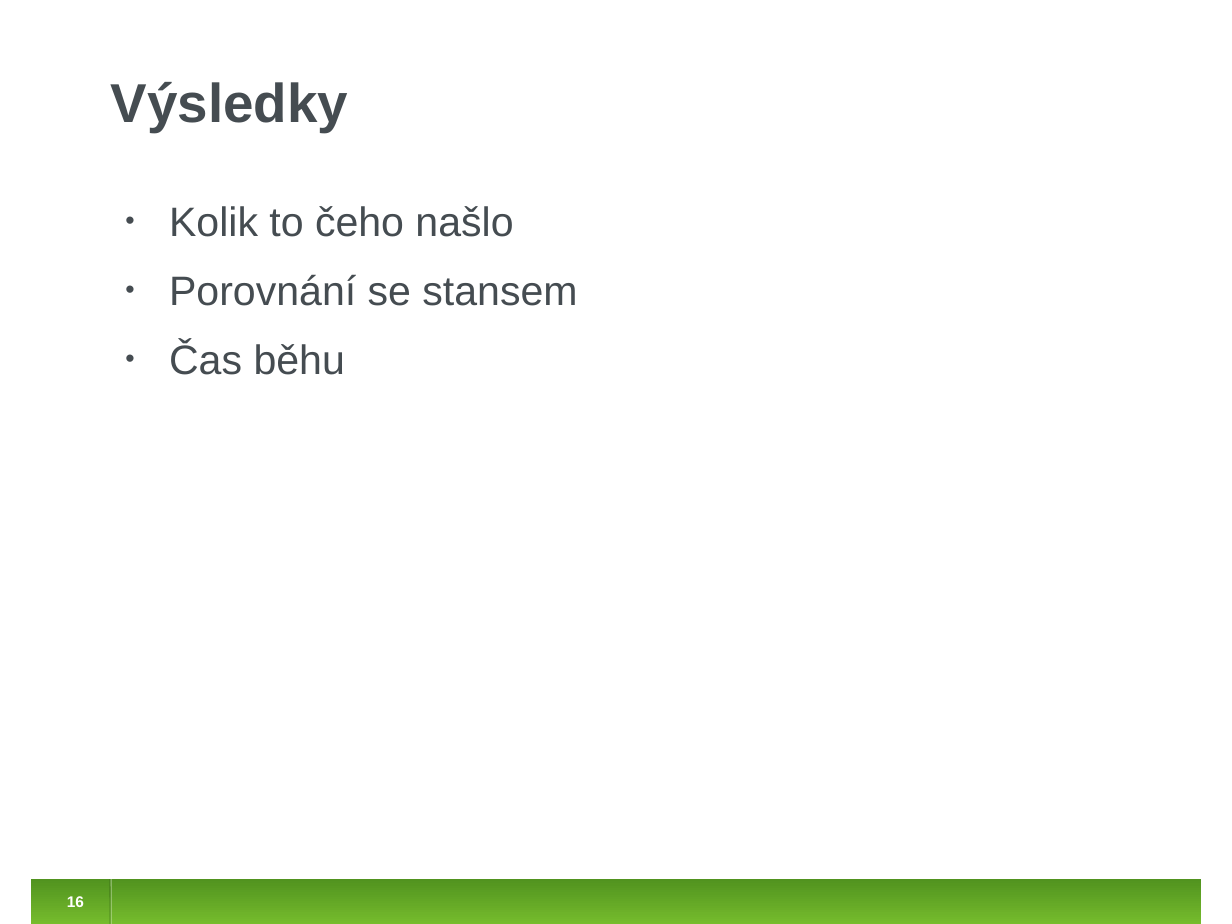
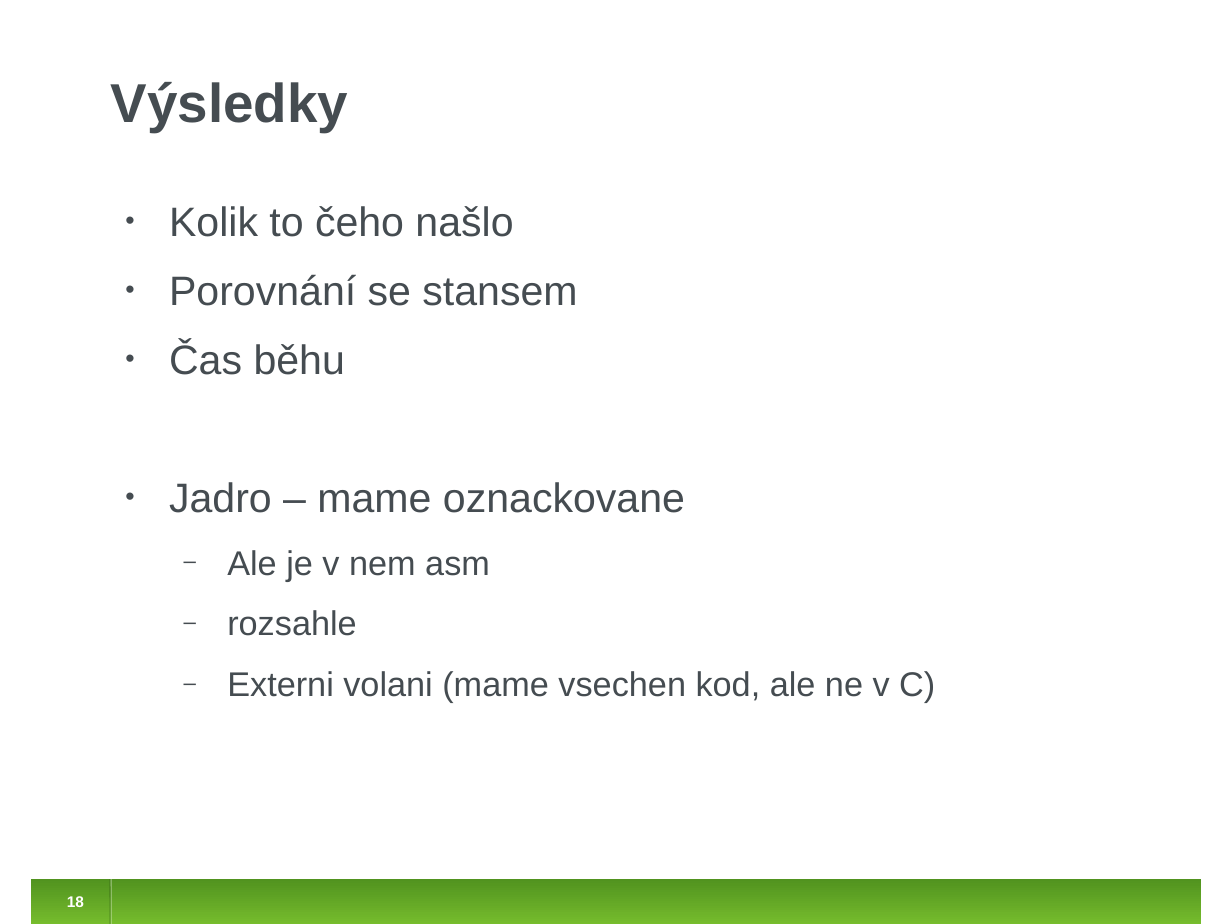
Before and after one commit to jirislaby/writings, a slide deck: slide 18 of presentations/stanse_prase.odp (slide 16 before the commit). Drawn at 1232x924 pixels with LibreOffice and Linux fonts; fonts in the diff are those of the drawing. Boxes give left, top, right and bottom in pixels: in the first picture for what was removed or moved away, otherwise in the second. Text is boxed around its words. In the diff, an @@ line names an element or a change of style, - is before the commit and + after.

```diff
--- a/presentations/stanse_prase.odp
+++ b/presentations/stanse_prase.odp
@@ text at [169,482,935,703]: paragraphs added @@
+• Jadro – mame oznackovane
+  ‒ Ale je v nem asm
+  ‒ rozsahle
+  ‒ Externi volani (mame vsechen kod, ale ne v C)
```
Also in this commit, not shown: 9 other slides changed, 5 slides added, 3 slides removed.
